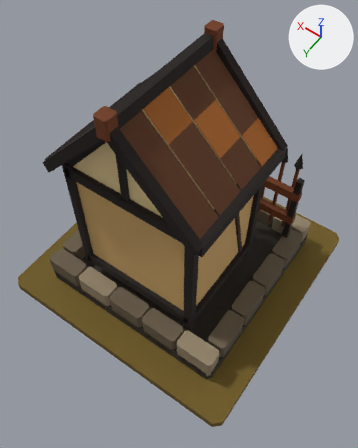
What one commit did to the glTF model art/fletcher_t2/fletcher_t2.glb.
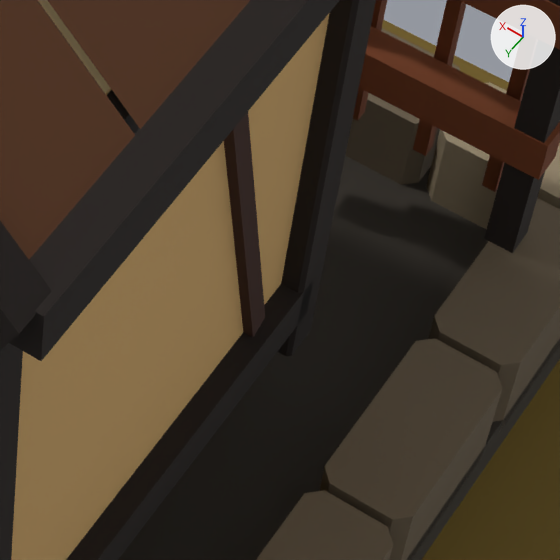
Old and new are each drawn whole from a camera (50 mm lens) standing at (-0.879, 1.273, 2.329) and looking at (-0.071, 0.141, 0.55) and again close up on the part from 54% to 82% of the width and 43% to 65% of the height. Lighting does not change. The marker at upper right points along +X, +Y and +Z. The first two pictures are the older version.

The first close-up shows 'MMR | fletcher | T02 Architecture.001', 'MMR | fletcher | Tier 02 Ground.001'.
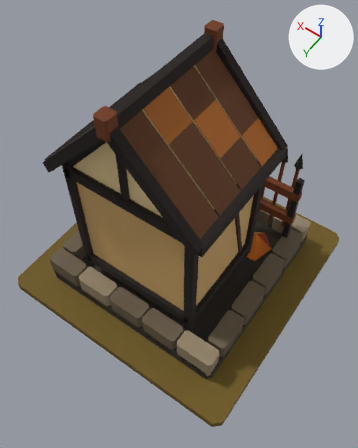
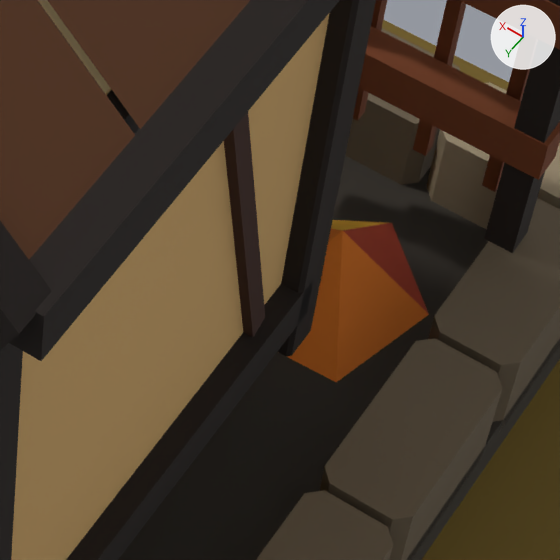
Pixel boxes [x1, y1, x2, y2] of what changed, in the close-ups (560 x 560 px):
'MMR | fletcher | T02 Autumn Dressing.001', added (brown): after [278, 220, 429, 382]

The change, as a diff of the scene's bpy script:
```diff
--- a/art/fletcher_t2/fletcher_t2.glb.py
+++ b/art/fletcher_t2/fletcher_t2.glb.py
@@ me_mmr___fletcher___t02_autumn_dressing_001 @@
+me_mmr___fletcher___t02_autumn_dressing_001.from_pydata(...)  # 6 vertices, 5 faces; spans x -0.388..-0.189, y -0.368..-0.155, z 0.063..0.163
+me_mmr___fletcher___t02_autumn_dressing_001.materials.append(mat_mmr___shared_palette_atlas)  # picture img_mmr_shared_color_palette_64
@@ ob_mmr___fletcher___t02_autumn_dressing_001 @@
+ob_mmr___fletcher___t02_autumn_dressing_001 = bpy.data.objects.new('MMR | fletcher | T02 Autumn Dressing.001', me_mmr___fletcher___t02_autumn_dressing_001)
+ob_mmr___fletcher___t02_autumn_dressing_001.location = (0.0, 0.0, 0.05)
```
